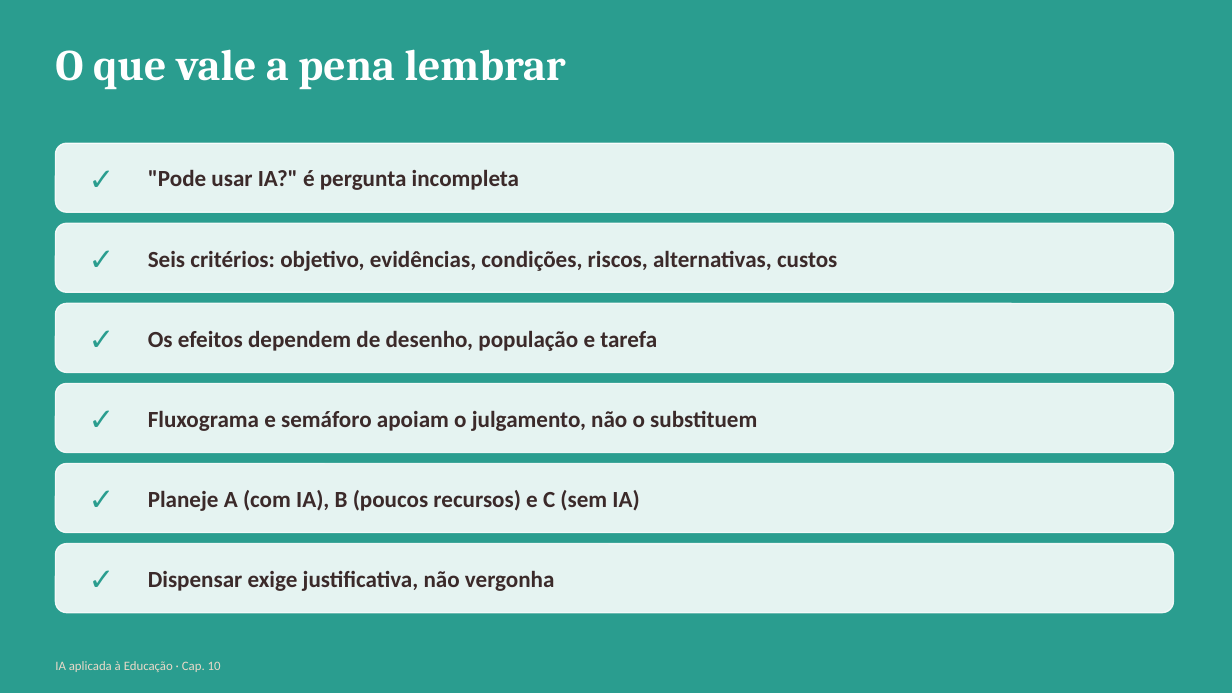
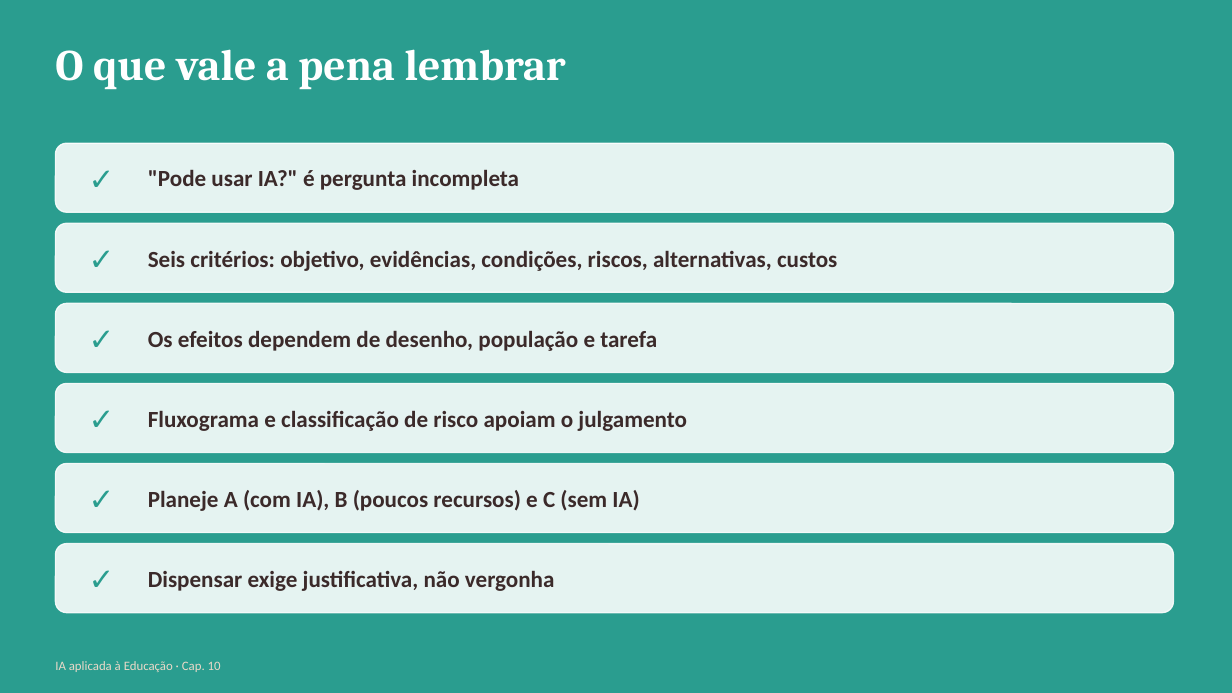
Before and after one commit to arakenmedeiros/claude, a slide deck: slide 25 of livro_ia_educacao/saida/pptx/Cap10_slides.pptx (slide 24 before the commit). Drawn at 1232x693 pixels with LibreOffice and Linux fonts; fonts in the diff are those of the drawing. Boxes give left, top, right and bottom in pixels: in the first picture for what was removed or moved away, otherwise in the second. Text is boxed around its words. In the diff, an @@ line names an element or a change of style, - is before the commit and + after.

```diff
--- a/livro_ia_educacao/saida/pptx/Cap10_slides.pptx
+++ b/livro_ia_educacao/saida/pptx/Cap10_slides.pptx
@@ text at (148, 410, 687, 431): text changed @@
-Fluxograma e semáforo apoiam o julgamento, não o substituem
+Fluxograma e classificação de risco apoiam o julgamento
```
Also in this commit, not shown: 4 other slides changed, 2 slides added, 1 slide removed, 12 other files.
